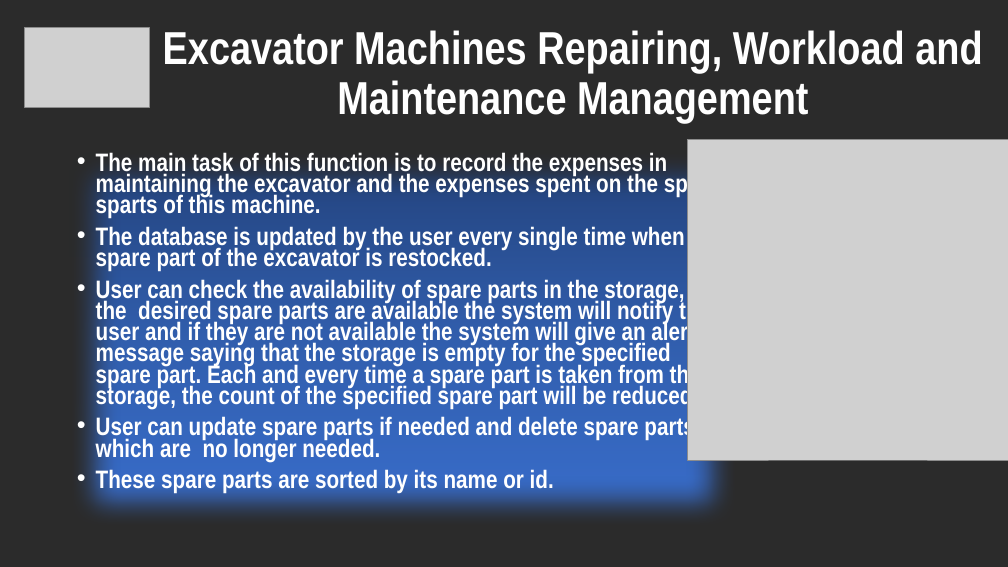
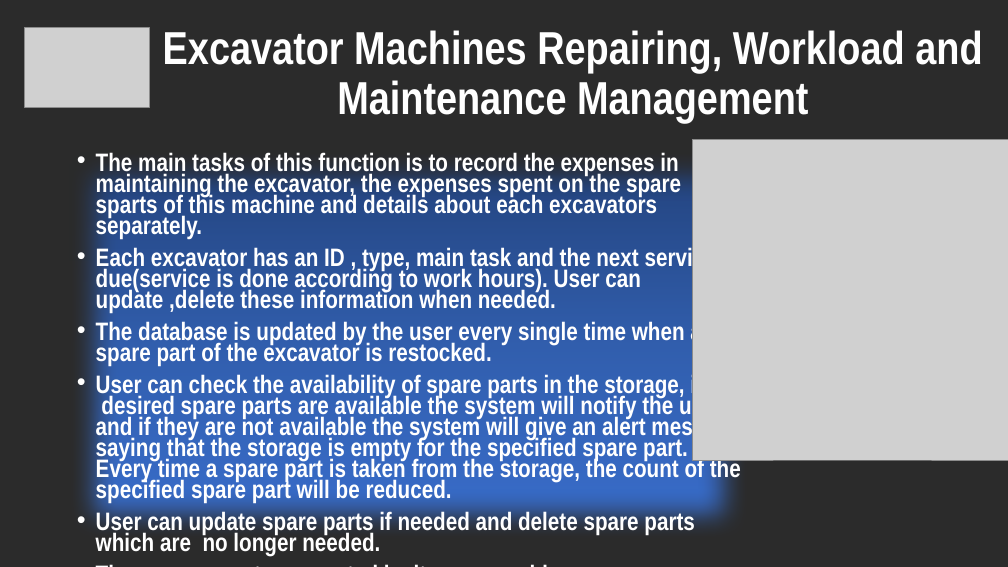
Before and after one commit to Lasitha64/Project1, a slide deck: slide 16 of Project Proposal New.pptx. Drawn at 1008x567 pixels with LibreOffice and Linux fonts; fonts in the diff are those of the drawing; grey boxes stand for pictures; background and template pictures are left out; a plain dark background stands for a picture behind light text. Boxes give left, top, right and bottom in pixels: in the first picture for what was removed or moved away, otherwise in the second. Text is boxed around its words. In the diff, an @@ line names an element or a change of style, - is before the commit and + after.

Commit message:
excavator update

```diff
--- a/Project Proposal New.pptx
+++ b/Project Proposal New.pptx
@@ picture resized from (x1=688, y1=140, x2=1008, y2=461) to (x1=693, y1=140, x2=1008, y2=461) @@
@@ text at (x1=96, y1=152, x2=716, y2=314): text changed @@
-• The main task of this function is to record the expenses in maintaining the excavator and the expenses spent on the spare sparts of this machine.
+• The main tasks of this function is to record the expenses in maintaining the excavator, the expenses spent on the spare sparts of this machine and details about each excavators separately.
+• Each excavator has an ID , type, main task and the next service due(service is done according to work hours). User can update ,delete these information when needed.
@@ text at (x1=96, y1=372, x2=741, y2=505): text changed @@
-• User can check the availability of spare parts in the storage, if the desired spare parts are available the system will notify the user and if they are not available the system will give an alert message saying that the storage is empty for the specified spare part. Each and every time a spare part is taken from the storage, the count of the specified spare part will be reduced.
+• User can check the availability of spare parts in the storage, if the desired spare parts are available the system will notify the user and if they are not available the system will give an alert message saying that the storage is empty for the specified spare part. Every time a spare part is taken from the storage, the count of the specified spare part will be reduced.
```
